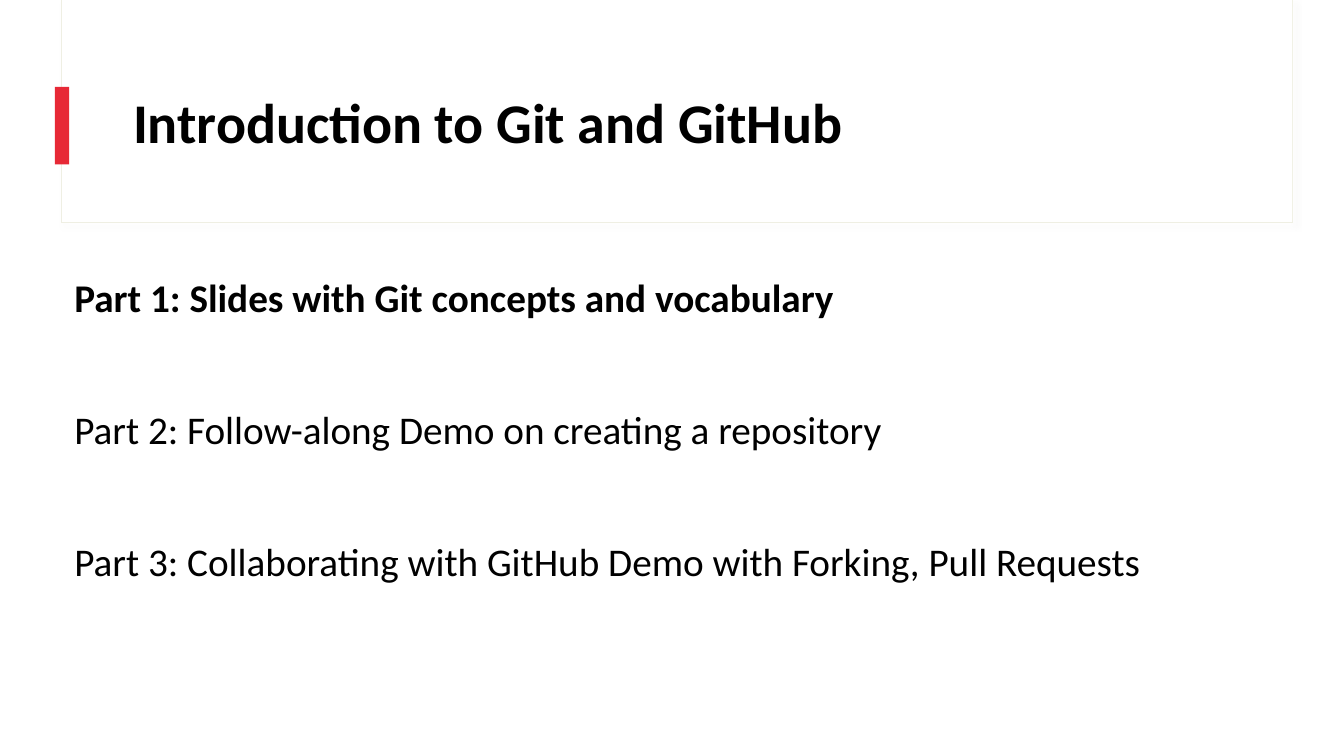
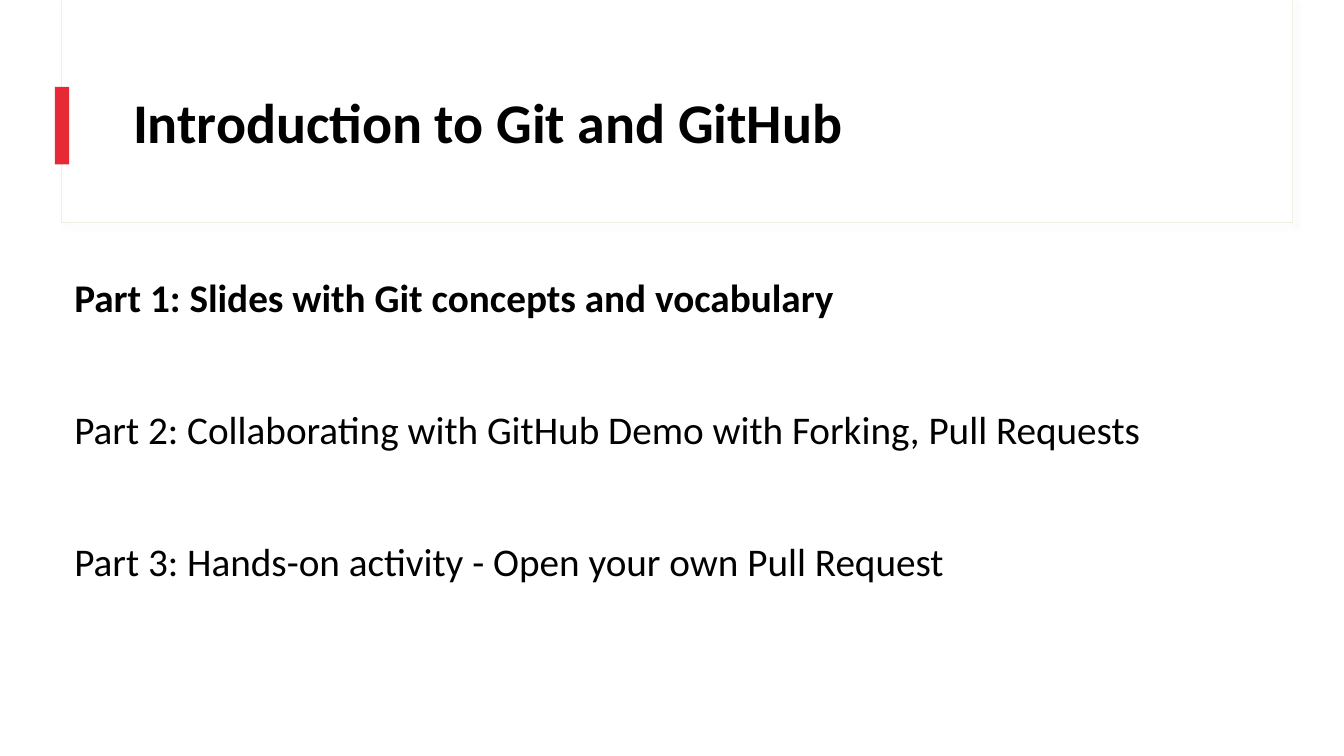
Before and after one commit to ncsu-geoforall-lab/GIS714-assignments, a slide deck: slide 2 of Intro_To_Git/Slides/Introduction_to_Git_and_GitHub.pptx. Drawn at 1344x756 pixels with LibreOffice and Linux fonts; fonts in the diff are those of the drawing. Boxes give left, top, right and bottom in pixels: in the first picture for what was removed or moved away, otherwise in the second. Text is boxed around its words. In the diff, an @@ line names an element or a change of style, - is before the commit and + after.

```diff
--- a/Intro_To_Git/Slides/Introduction_to_Git_and_GitHub.pptx
+++ b/Intro_To_Git/Slides/Introduction_to_Git_and_GitHub.pptx
@@ text at <box>74,416,1140,583</box>: text changed @@
-Part 2: Follow-along Demo on creating a repository
-Part 3: Collaborating with GitHub Demo with Forking, Pull Requests
+Part 2: Collaborating with GitHub Demo with Forking, Pull Requests
+Part 3: Hands-on activity - Open your own Pull Request
```
Also in this commit, not shown: 4 other slides changed, 1 slide added, 2 other files.
